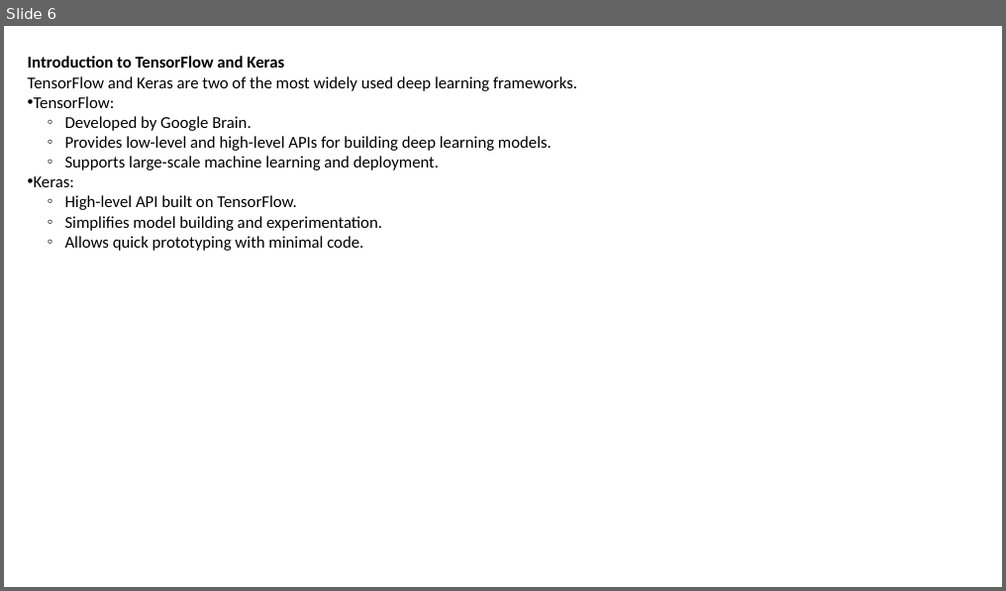
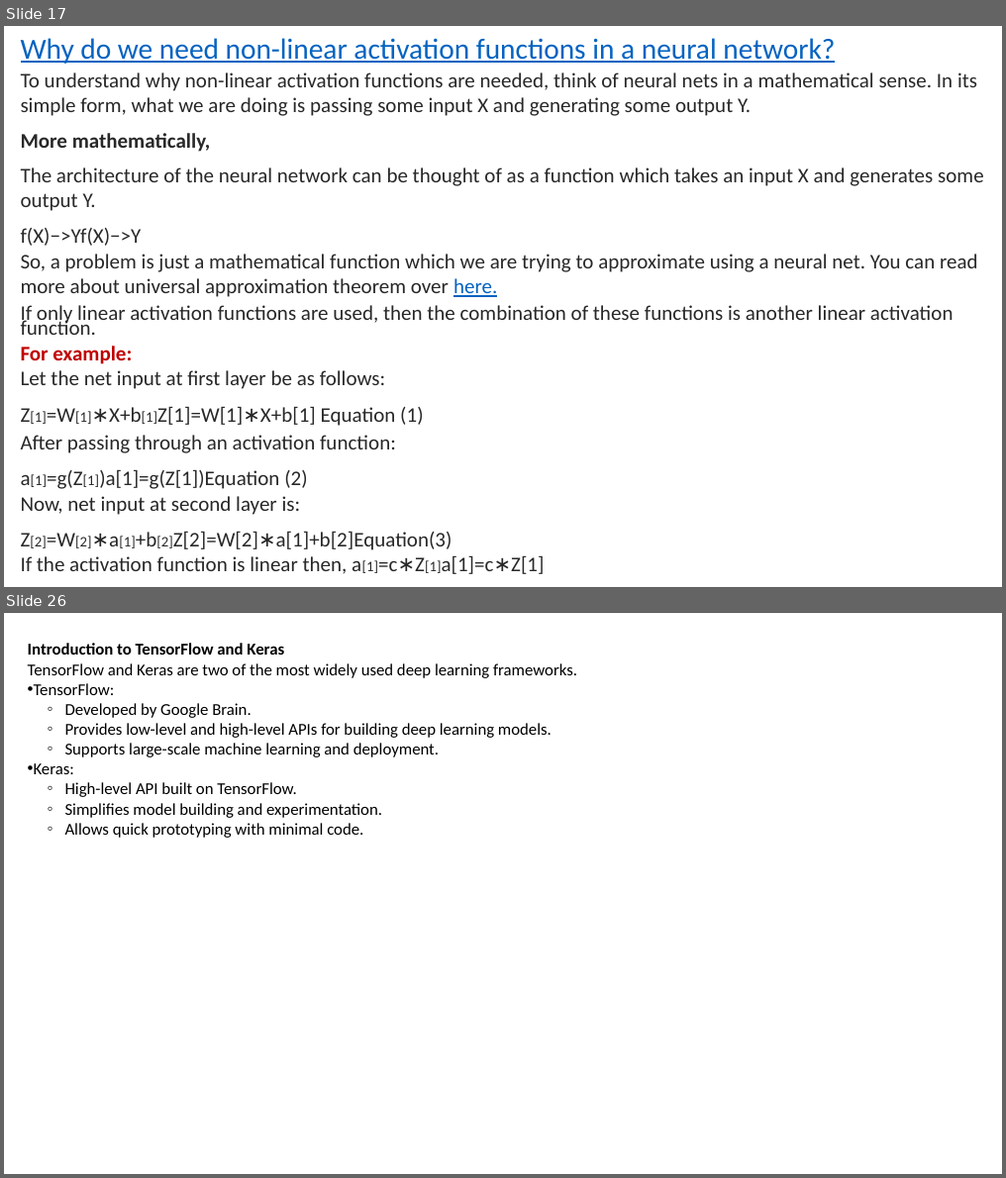
Before and after one commit to shahil04/ds_materials, a slide deck: Deep_learning/deep learning_itvedant.pptx. Shown one above the other, each under a label of ours: slide 6 before the commit, slides 17 and 26 after it; the slides between them are not shown. The pictures are 1006x591 and 1006x1178 pixels, drawn with LibreOffice and Linux fonts; fonts in the diff are those of the drawing. Boxes give left, top, right and bottom in pixels: in the first picture for what was removed or moved away, otherwise in the second. Text is boxed around its words. In the diff, an @@ line names an element or a change of style, - is before the commit and + after.

```diff
--- a/Deep_learning/deep learning_itvedant.pptx
+++ b/Deep_learning/deep learning_itvedant.pptx
@@ slide 17 added at bbox=[4, 26, 1002, 587], background #FFFFFF @@
@@ text added at bbox=[21, 38, 984, 574], 20 pt, text #282829 @@
+Why do we need non-linear activation functions in a neural network?
+To understand why non-linear activation functions are needed, think of neural nets in a mathematical sense. In its simple form, what we are doing is passing some input X and generating some output Y.
+More mathematically,
+The architecture of the neural network can be thought of as a function which takes an input X and generates some output Y.
+f(X)−>Yf(X)−>Y
+So, a problem is just a mathematical function which we are trying to approximate using a neural net. You can read more about universal approximation theorem over here.
+If only linear activation functions are used, then the combination of these functions is another linear activation function.
+For example:
+Let the net input at first layer be as follows:
+Z[1]=W[1]∗X+b[1]Z[1]=W[1]∗X+b[1] Equation (1)
+After passing through an activation function:
+a[1]=g(Z[1])a[1]=g(Z[1])Equation (2)
+Now, net input at second layer is:
+Z[2]=W[2]∗a[1]+b[2]Z[2]=W[2]∗a[1]+b[2]Equation(3)
+If the activation function is linear then, a[1]=c∗Z[1]a[1]=c∗Z[1]
@@ what was slide 6 is now slide 26 @@
```
Also in this commit, not shown: 6 slides changed, 18 other slides added, 31 other files.
